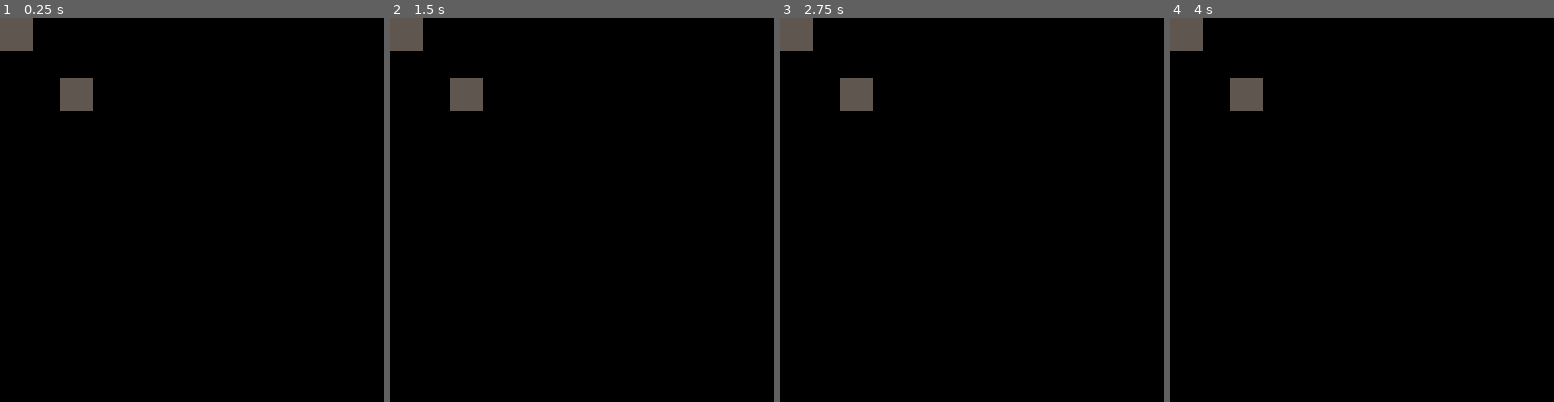
Above: before the commit, frames 1-4 (left to right).
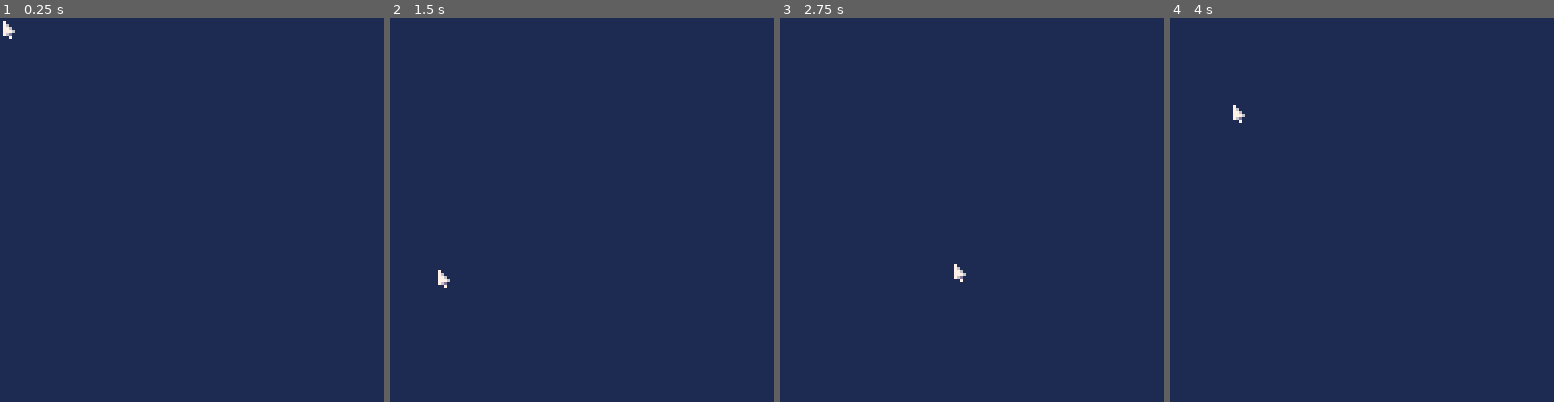
Above: after the commit, the same moments.

Repository: akd-io/pico8
Game: PICO-8 cartridge projects/folder/folder.p8
Same seed, same stepped clock (60 frames per second), same inputs: the game is played once before the commit and once after it.
Inputs (mouse positions are in pixels of both pictures, inside the frame that each line leads up to):
- Up to frame 1 (0.25 s): no input
- Up to frame 2 (1.5 s): click (670, 121) at 0.67 s; click (436, 267) at 1.22 s
- Up to frame 3 (2.75 s): click (887, 114) at 1.77 s; click (952, 259) at 2.32 s
- Up to frame 4 (4 s): click (1404, 106) at 2.87 s; click (1465, 256) at 3.42 s; click (1231, 102) at 3.97 s

The runs differ from the first frame. In frame 1, 100% of the frame differs, in the area x 0-100%, y 0-100%; in frame 2, 100%; in frame 3, 100%; in frame 4, 100%.

Commit message:
Update folder project

Diff:
--- a/projects/folder/folder.lua
+++ b/projects/folder/folder.lua
@@ -1,23 +1,81 @@
-local lsContext = createContext(ls())
+-- Sprites
+local extensionToSpriteMap = {
+  ["/"] = 1,
+  [".txt"] = 2,
+  [".p8l"] = 2, -- Log file from printh(text, filename) https://www.lexaloffle.com/dl/docs/pico-8_manual.html#PRINTH
+  [".p8"] = 3, -- Cartridge, text format https://www.lexaloffle.com/dl/docs/pico-8_manual.html#_Loading_and_Saving
+  [".p8.png"] = 3, -- Cartridge, image format https://www.lexaloffle.com/dl/docs/pico-8_manual.html#_Loading_and_Saving
+  [".p8.rom"] = 3, -- Cartridge, raw 32k binary format https://www.lexaloffle.com/dl/docs/pico-8_manual.html#_Loading_and_Saving
+  [".lua"] = 6, -- Included Lua code https://www.lexaloffle.com/dl/docs/pico-8_manual.html#_INCLUDE
+  [".png"] = 4, -- Sprite sheet and label https://www.lexaloffle.com/dl/docs/pico-8_manual.html#Sprite_Sheet_
+  [".wav"] = 5, -- SFX and music https://www.lexaloffle.com/dl/docs/pico-8_manual.html#SFX_and_Music_
+  [".map.png"] = 4, -- Exported map https://www.lexaloffle.com/dl/docs/pico-8_manual.html#MAP_and_CODE
+  [".lua.png"] = 4, -- Exported code https://www.lexaloffle.com/dl/docs/pico-8_manual.html#MAP_and_CODE
+  [".html"] = 6, -- Exported web app html https://www.lexaloffle.com/dl/docs/pico-8_manual.html#Web_Applications_
+  [".js"] = 6, -- Exported web app js https://www.lexaloffle.com/dl/docs/pico-8_manual.html#Web_Applications_
+  [".bin"] = 3, -- Exported binary app https://www.lexaloffle.com/dl/docs/pico-8_manual.html#Binary_Applications_
+  [".gif"] = 7 -- Exported video https://www.lexaloffle.com/dl/docs/pico-8_manual.html#Recording_GIFs
+}
 
-function MyComp()
-  local context = useContext(lsContext)
-
-  printh(arrayToString(context))
-
-  rectfill(20, 20, 30, 30, 5)
+local function sortedFileArray(dir)
+  local files = {}
+  local folders = {}
+  for element in all(dir) do
+    if endsWidth(element, "/") then
+      add(folders, element)
+    else
+      add(files, element)
+    end
+  end
+  return { unpack(sortedArray(folders)), unpack(sortedArray(files)) }
 end
 
-function App()
-  cls()
-  rectfill(0, 0, 10, 10, 5)
+local LsContext = createContext(sortedFileArray(ls()))
+
+local function getExtension(filename)
+  if endsWidth(filename, "/") then
+    return "/"
+  end
+  local tokens = split(filename, ".")
+  return "." .. tokens[#tokens]
+end
+
+local function FileList(lsValue, x, y)
+  for i, item in ipairs(lsValue) do
+    local y = y + (i - 1) * 7
+    spr(extensionToSpriteMap[getExtension(item)], x, y)
+    print(item, x + 6, y)
+  end
+end
+
+local function ListView()
+  cls(1)
+  local cwd, setCwd = useState(nil)
+  local lsValue = useContext(LsContext)
 
   return {
-    { MyComp }
+    { FileList, lsValue, 10, 10 }
   }
 end
 
-function _update60() end
-function _draw()
+local function Mouse(x, y)
+  spr(8, x, y)
+end
+
+local function App()
+  local lsValue = sortedFileArray(ls())
+  local mouse = useMouse()
+  return {
+    {
+      LsContext.Provider, lsValue, {
+        { ListView }
+      }
+    },
+    { Mouse, mouse.x, mouse.y }
+  }
+end
+
+local function _update60() end
+local function _draw()
   renderRoot(App)
 end
--- a/projects/folder/folder.p8
+++ b/projects/folder/folder.p8
@@ -6,5 +6,40 @@
 
 #include ../../lib/react.lua
 #include ../../lib/react-motion.lua
+#include ../../hooks/useMouse.lua
 #include ../../lib/utils.lua
 #include folder.lua
+…(34 lines of a section not shown)…
Not shown, changed: 33 lines of the sprite sheet (__gfx__) section of projects/folder/folder.p8
